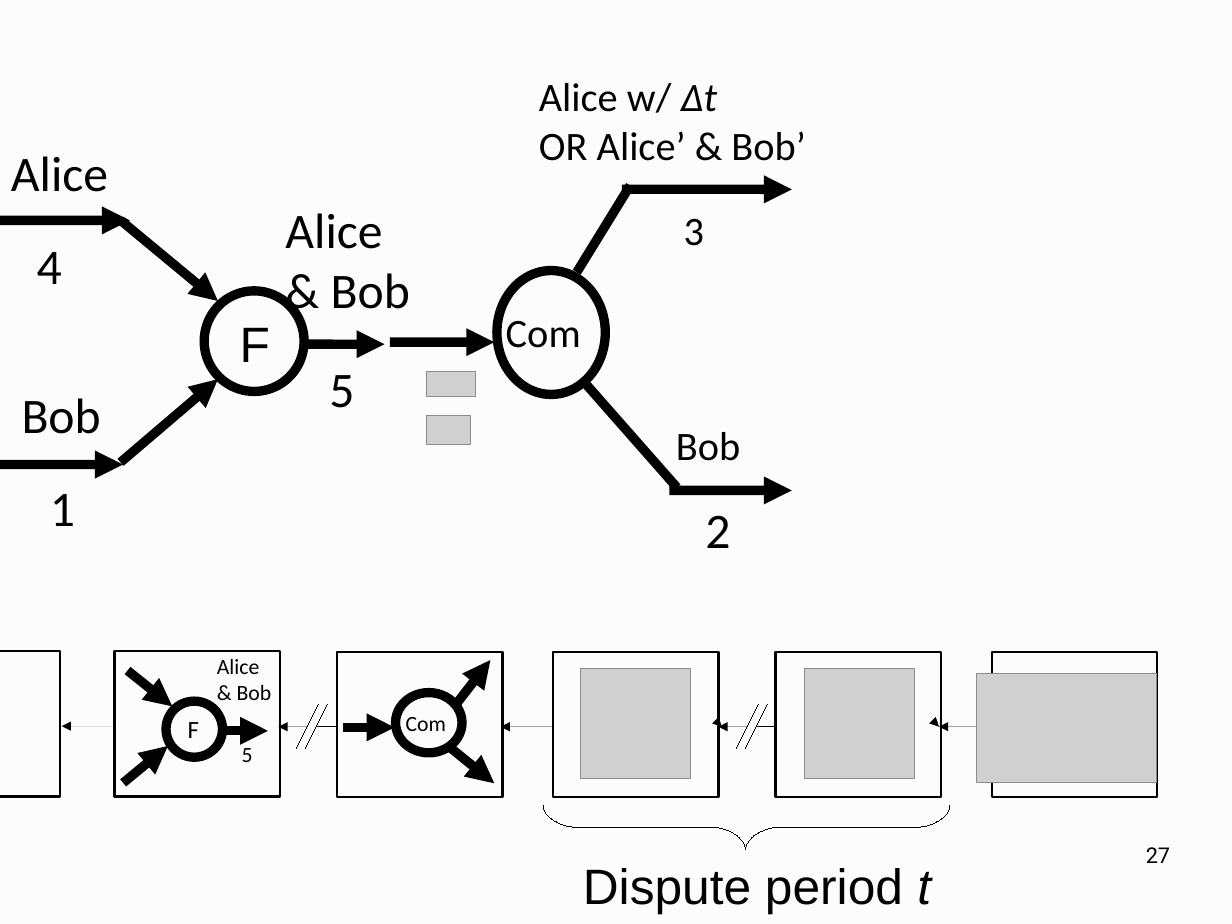
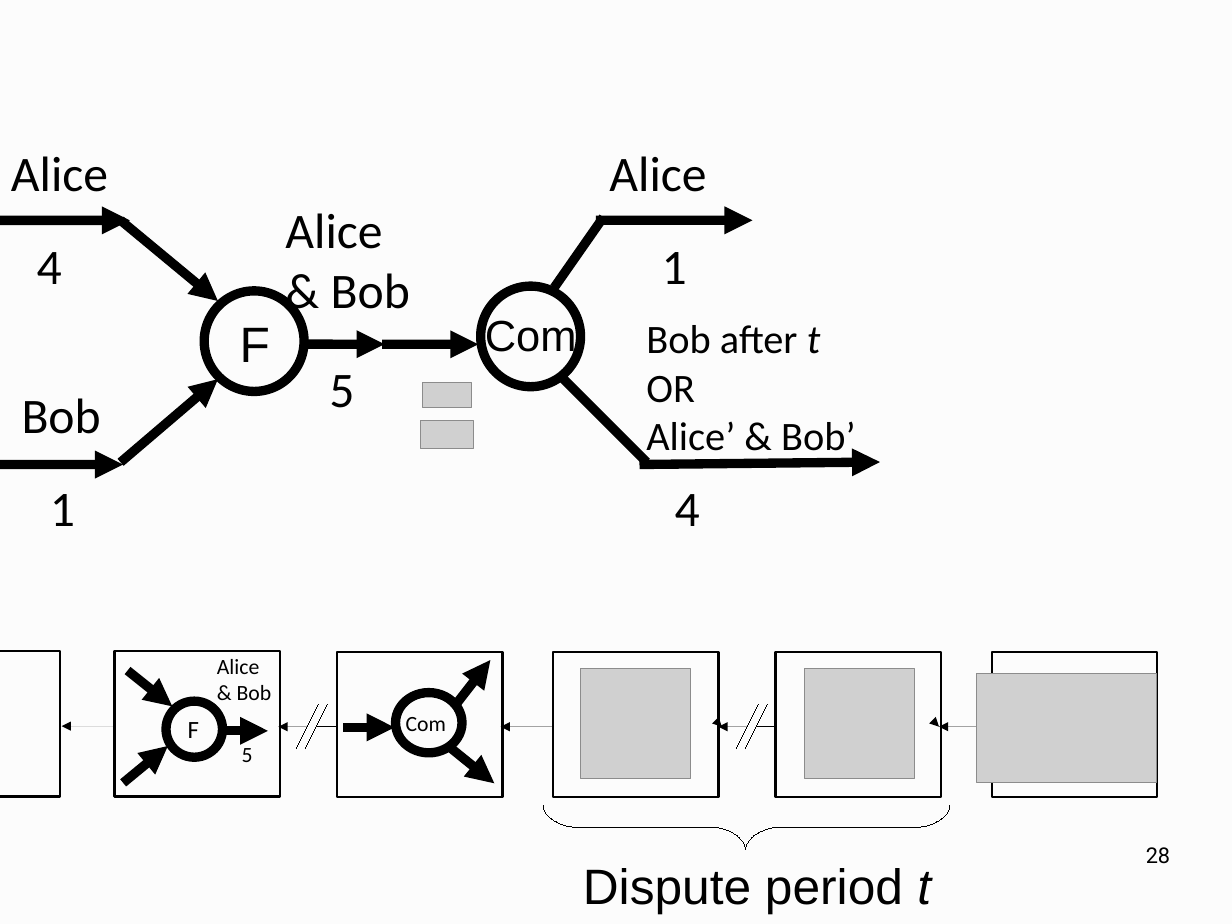
Before and after one commit to OrfeasLitos/PaymentChannels, a slide deck: slide 28 of one-hour-slides/direct-channels-slides.odp (slide 27 before the commit). Drawn at 1232x924 pixels with LibreOffice and Linux fonts; fonts in the diff are those of the drawing; grey boxes stand for pictures. Boxes give left, top, right and bottom in pixels: in the first picture for what was removed or moved away, otherwise in the second. Text is boxed around its words. In the diff, an @@ line names an element or a change of style, - is before the commit and + after.

```diff
--- a/one-hour-slides/direct-channels-slides.odp
+++ b/one-hour-slides/direct-channels-slides.odp
@@ text removed at (x1=539, y1=83, x2=805, y2=161) @@
-Alice w/ Δt
-OR Alice’ & Bob’
@@ text added at (x1=609, y1=156, x2=706, y2=192), 32 pt, text #000000 @@
+Alice
@@ line moved from (577, 273) - (631, 186) to (555, 287) - (604, 217) @@
@@ arrow moved from (623, 189) - (793, 189) to (596, 220) - (752, 220) @@
@@ text removed at (x1=684, y1=218, x2=704, y2=246) @@
-3
@@ text added at (x1=662, y1=252, x2=687, y2=284), 32 pt, text #000000 @@
+1
@@ ellipse resized from (x1=497, y1=271, x2=606, y2=395) to (x1=481, y1=286, x2=580, y2=387) @@
@@ text "Com" moved from (x1=506, y1=321, x2=581, y2=358) to (x1=485, y1=316, x2=577, y2=360) @@
@@ text "Com" at (x1=485, y1=316, x2=577, y2=360): size 26 to 28 pt, font Calibri to Arial @@
@@ text added at (x1=646, y1=325, x2=855, y2=460), 26 pt, text #000000 @@
+Bob after t
+OR
+Alice’ & Bob’
@@ arrow moved from (390, 342) - (494, 342) to (382, 344) - (478, 344) @@
@@ picture moved from (x1=427, y1=372, x2=476, y2=397) to (x1=423, y1=382, x2=472, y2=407) @@
@@ line moved from (581, 379) - (677, 487) to (559, 375) - (647, 463) @@
@@ picture resized from (x1=427, y1=416, x2=471, y2=445) to (x1=420, y1=420, x2=474, y2=448) @@
@@ text removed at (x1=676, y1=432, x2=740, y2=461) @@
-Bob
@@ arrow moved from (670, 491) - (793, 491) to (639, 465) - (880, 462) @@
@@ text added at (x1=675, y1=494, x2=700, y2=526), 32 pt, text #000000 @@
+4
@@ text removed at (x1=705, y1=515, x2=730, y2=548) @@
-2
@@ page number at (x1=1146, y1=847, x2=1170, y2=864): text changed @@
-27
+28
```
Also in this commit, not shown: 8 other slides changed, 1 slide added, 3 other files.
